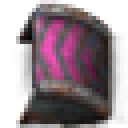
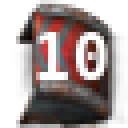
Comparing the layer stacks of the two w=128, h=128 images. Changes:
added layer "10" above "9" over [36, 32, 108, 80]
hid "tier 8" over [32, 12, 108, 96]
hid "tier 3" over [16, 0, 112, 120]
added layer "tier 2" above "tier 1" over [16, 0, 112, 120]
